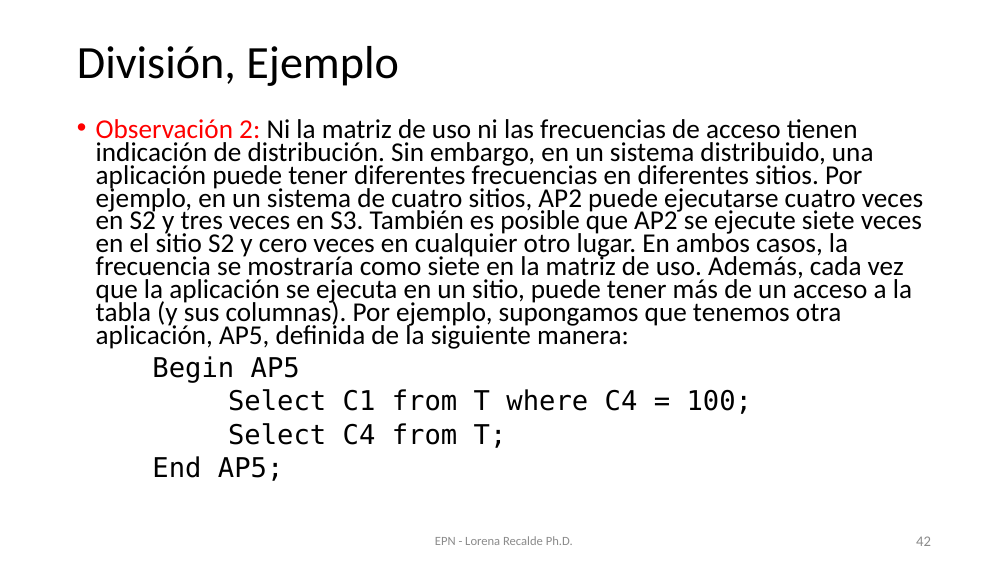
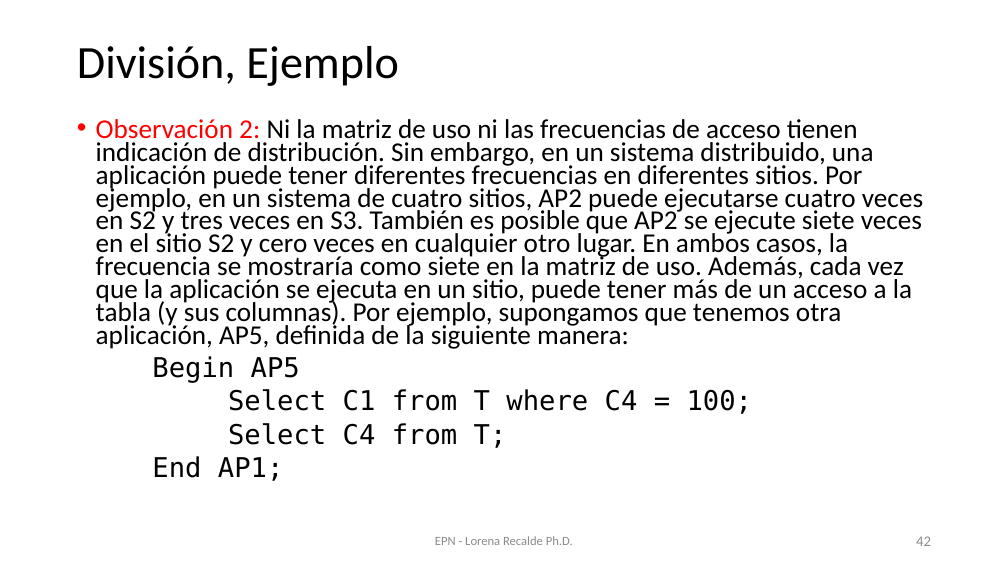
Before and after one commit to lore10/BDDD, a slide deck: slide 42 of slides/Semana3_V1.pptx. Drawn at 1008x567 pixels with LibreOffice and Linux fonts; fonts in the diff are those of the drawing. Boxes give left, top, right and bottom in pixels: in the first picture for what was removed or moved away, otherwise in the second. Text is boxed around its words. In the diff, an @@ line names an element or a change of style, - is before the commit and + after.

```diff
--- a/slides/Semana3_V1.pptx
+++ b/slides/Semana3_V1.pptx
@@ text at (152, 456, 284, 481): text changed @@
-End AP5;
+End AP1;
```
Also in this commit, not shown: 5 other slides changed, 24 slides removed, 4 other files.
